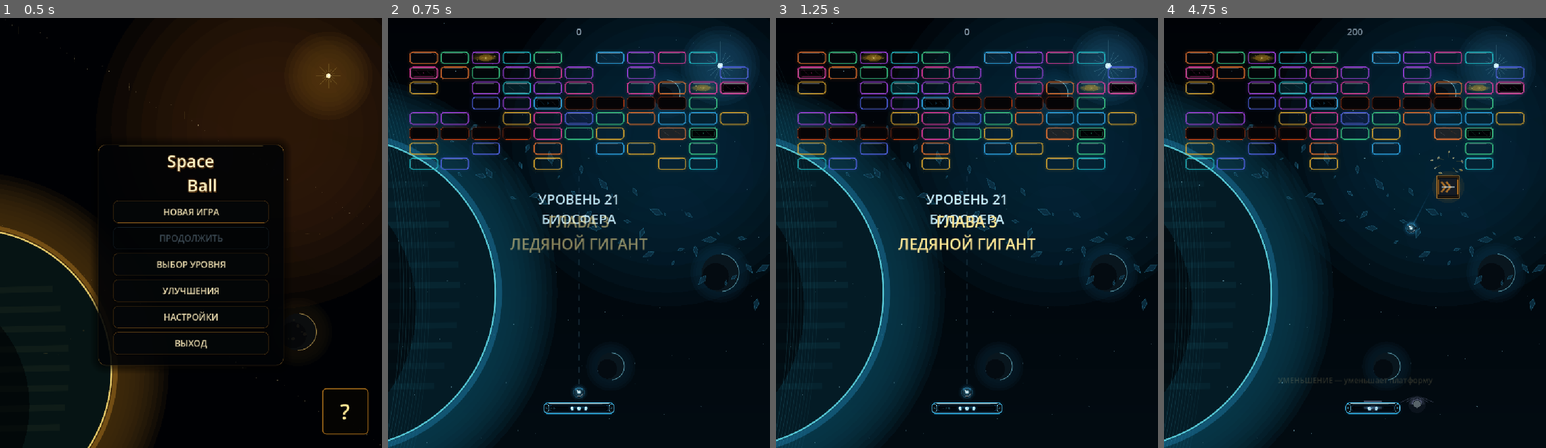
Above: before the commit, frames 1-4 (left to right).
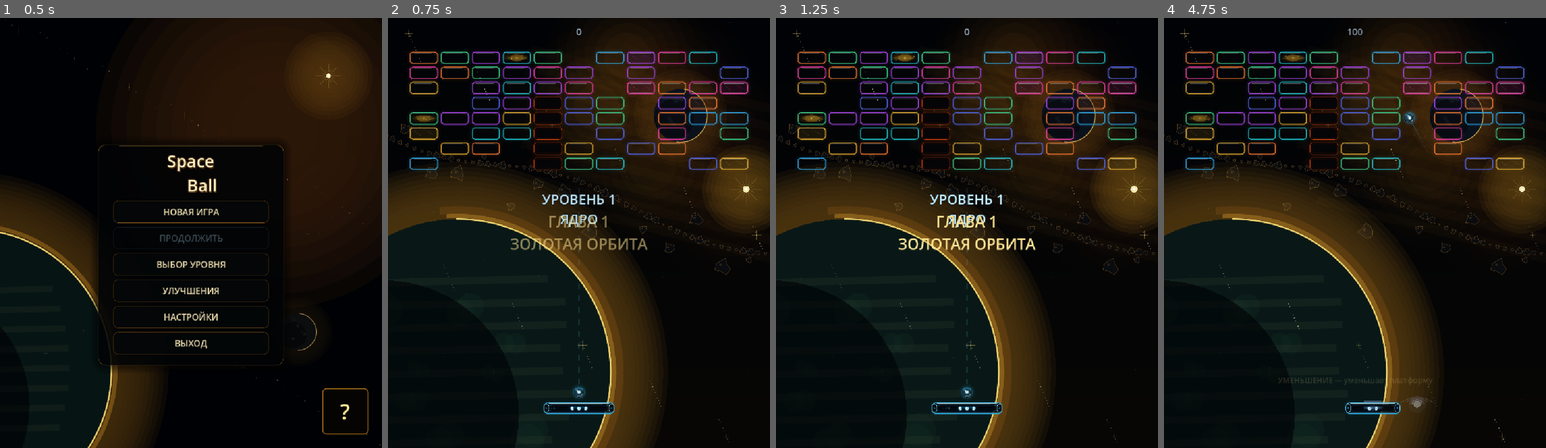
Above: after the commit, the same moments.

Repository: Ardarik421/arkanoid
Game: Godot game, scene res://scenes/main_menu.tscn
Same seed, same stepped clock (60 frames per second), same inputs: the game is played once before the commit and once after it.
Inputs (mouse positions are in pixels of both pictures, inside the frame that each line leads up to):
- Up to frame 1 (0.5 s): no input
- Up to frame 2 (0.75 s): click "НОВАЯ ИГРА" at 0.5 s
- Up to frame 3 (1.25 s): no input
- Up to frame 4 (4.75 s): tap Enter at 1.25 s; move the mouse to (1439, 211) at 1.27 s; hold D (move_right) 1.28-2.03 s; tap Space (launch_ball) every 0.75 s from 1.35 to 4.35 s; move the mouse to (1278, 254) at 2.02 s; hold A (move_left) 2.03-2.78 s; move the mouse to (1393, 138) at 2.77 s; hold D (move_right) 2.78-4.28 s; move the mouse to (1335, 319) at 3.52 s; move the mouse to (1469, 297) at 4.27 s; hold A (move_left) from 4.28 s (still down)

Frame 1 is identical in both runs. In frame 2, 58% of the frame differs, in the area x 0-100%, y 0-100%; in frame 3, 58%; in frame 4, 58%.

Commit message:
Update main.tscn

Diff:
--- a/scenes/main.tscn
+++ b/scenes/main.tscn
@@ -160,6 +160,7 @@
 brick_scene = ExtResource("3_sugp2")
 bonus_scene = ExtResource("5_tbgi4")
 test_start_level = 21
+use_test_level = false
 test_pattern = 7
 
 [node name="ChapterBackground" type="Node2D" parent="." unique_id=922490815]
